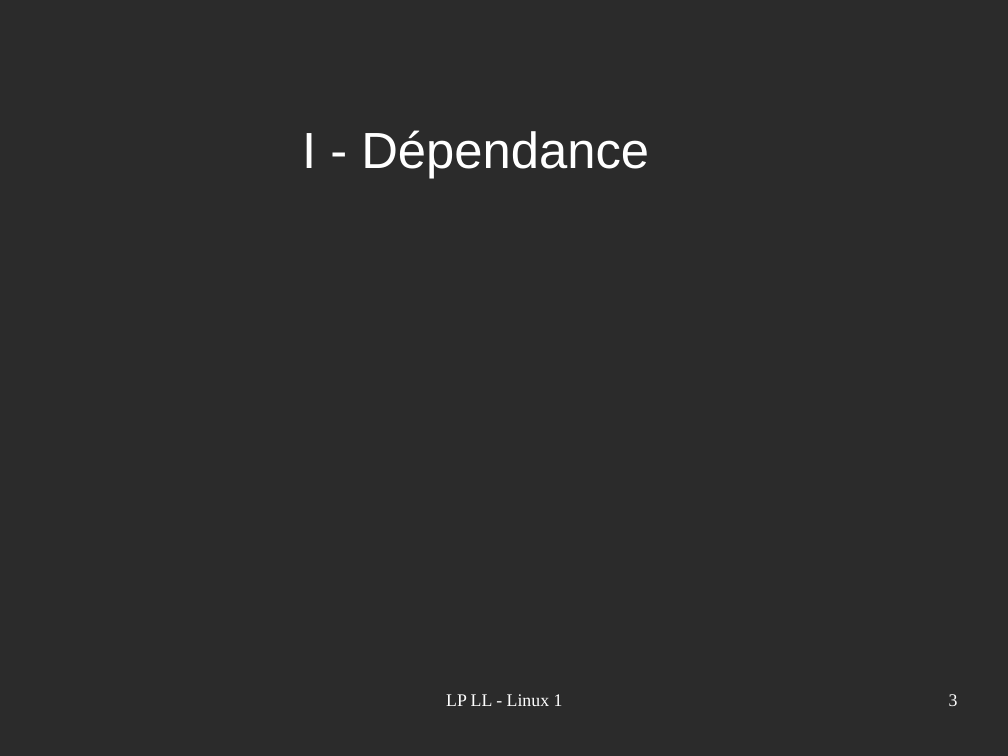
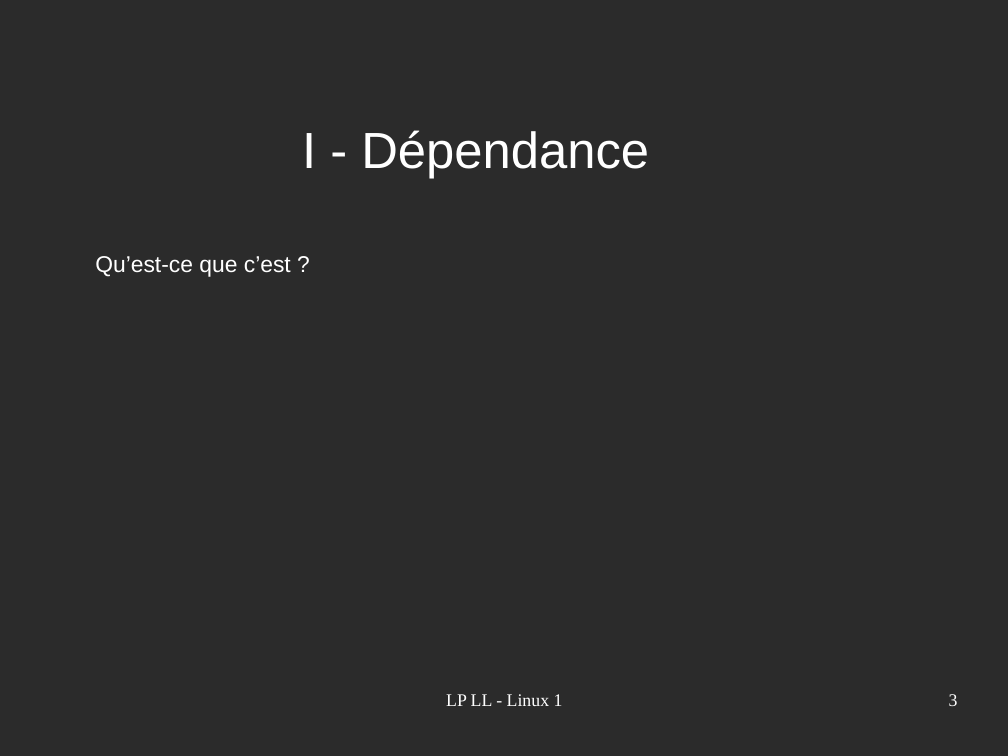
Before and after one commit to acherruau/projetlinux, a slide deck: slide 3 of Linux.odp. Drawn at 1008x756 pixels with LibreOffice and Linux fonts; fonts in the diff are those of the drawing; background and template pictures are left out; a plain dark background stands for a picture behind light text. Boxes give left, top, right and bottom in pixels: in the first picture for what was removed or moved away, otherwise in the second. Text is boxed around its words. In the diff, an @@ line names an element or a change of style, - is before the commit and + after.

```diff
--- a/Linux.odp
+++ b/Linux.odp
@@ text added at <box>95,256,291,277</box>, 18 pt, text #FFFFFF @@
+Qu’est-ce que c’est ?
```
Also in this commit, not shown: 3 other slides changed, 2 slides removed.
